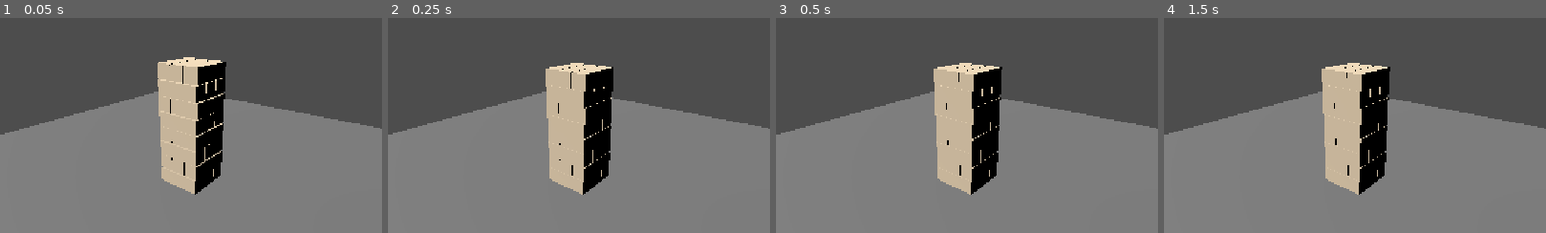
Above: before the commit, frames 1-4 (left to right).
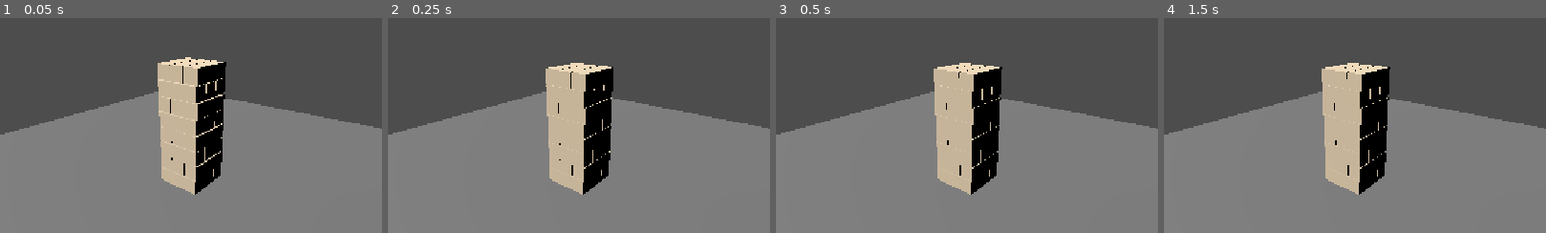
Above: after the commit, the same moments.

Repository: JoshuaG101/Godot_Game_Jam-HoboFight
Game: Godot game, scene res://Minigames/Jenga/Scenes/JengaGame.tscn
Same seed, same stepped clock (60 frames per second), same inputs: the game is played once before the commit and once after it.
Inputs (mouse positions are % of the whole screen's width and height, from its top left):
- Up to frame 1 (0.05 s): no input
- Up to frame 2 (0.25 s): no input
- Up to frame 3 (0.5 s): no input
- Up to frame 4 (1.5 s): tap Enter (ui_accept) at 0.5, 0.77, 1.25 s; move the mouse to (72, 45) at 0.52 s; tap E at 0.6, 1.35 s; click (72, 45) at 0.67 s; move the mouse to (30, 55) at 1.27 s; click (30, 55) at 1.42 s
The pictures show only the part of the screen within x 25-75%, y 25-75%; the shares and areas given below are measured in that part.

The runs differ from the first frame. In frame 1, 0.3% of the frame differs, in the area x 41-59%, y 18-83%; in frame 2, less than 0.1%; in frame 3, less than 0.1%; in frame 4, less than 0.1%.

Commit message:
modified the tower
there was a couple bugs where the tower wouldnt stack properly so it fixed to work a lot better plus the tower will recognize which player caused the fall to a point (it seems to allow the tower to fall but still makes it the next players turn making that person lose..) and reset to the remaining players until ones standing

Diff:
--- a/board/Minigames/Jenga/Scripts/jenga_block.gd
+++ b/board/Minigames/Jenga/Scripts/jenga_block.gd
@@ -5,7 +5,7 @@
 
 @onready var mesh_instance: MeshInstance3D = $MeshInstance3D
 
-var is_selected:bool = false
+
 var selection_material: StandardMaterial3D
 
 func _ready() -> void:
@@ -17,7 +17,6 @@
 
 
 func set_selected(value:bool) -> void:
-	is_selected = value
 
 	if value:
 		mesh_instance.material_overlay = selection_material
@@ -30,4 +29,3 @@
 		1,
 		10
 	)
-	print("Block difficulty: ", removal_difficulty)
--- a/board/Minigames/Jenga/Scripts/jenga_game.gd
+++ b/board/Minigames/Jenga/Scripts/jenga_game.gd
@@ -1,3 +1,5 @@
+
+
 extends Node3D
 
 const BLOCK_SCENE: PackedScene = preload(
@@ -11,32 +13,305 @@
 
 const LAYER_COUNT: int = 8
 const BLOCKS_PER_LAYER: int = 3
+const PLAYER_COUNT: int = 4
+
+var current_player: int = 1
+var selected_block: RigidBody3D = null
+
+var active_players: Array[int] = [1, 2, 3, 4]
+var is_checking_collapse: bool = false
+var game_over: bool = false
+
 
 func _ready() -> void:
 	$Camera3D.current = true
-	$Camera3D.look_at(Vector3(0,2,0), Vector3.UP)
+	$Camera3D.look_at(Vector3(0, 2, 0), Vector3.UP)
 
 	build_tower()
+	update_turn_label()
+
+
 
 func build_tower() -> void:
+	var spacing: float = BLOCK_WIDTH + BLOCK_GAP
+
 	for layer in range(LAYER_COUNT):
 		for i in range(BLOCKS_PER_LAYER):
-			var block = BLOCK_SCENE.instantiate()
+			var block = BLOCK_SCENE.instantiate() as RigidBody3D
 			add_child(block)
 
-			var height = (BLOCK_HEIGHT + BLOCK_GAP) / 2.0
-			height += layer * (BLOCK_HEIGHT + BLOCK_GAP)
+			# Remember this block's original tower position.
+			block.set_meta("tower_layer", layer)
+			block.set_meta("tower_slot", i)
+
+			block.position.y = BLOCK_HEIGHT / 2.0
+			block.position.y += layer * (BLOCK_HEIGHT + BLOCK_GAP)
 
 			if layer % 2 == 0:
-				block.position = Vector3(
-					0,
-					height,
-					(i-1) * (BLOCK_WIDTH + BLOCK_GAP)
-					)
+				block.position.x = 0.0
+				block.position.z = (i - 1) * spacing
+				block.rotation.y = 0.0
 			else:
-				block.position = Vector3(
-					(i - 1) * (BLOCK_WIDTH + BLOCK_GAP),
-					height,
-					0
-				)
-				block.rotation.y = PI /2.0
+				block.position.x = (i - 1) * spacing
+				block.position.z = 0.0
+				block.rotation.y = PI / 2.0
+
+
+func _input(event: InputEvent) -> void:
+	if game_over or is_checking_collapse:
+		return
+
+	if event is InputEventMouseButton:
+		if event.button_index == MOUSE_BUTTON_LEFT and event.pressed:
+			select_block_at_mouse(event.position)
+
+	if event is InputEventKey:
+		if event.pressed and not event.echo:
+			if event.keycode == KEY_E:
+				place_selected_block()
+
+
+func select_block_at_mouse(mouse_position: Vector2) -> void:
+	var camera: Camera3D = get_viewport().get_camera_3d()
+
+	if camera == null:
+		return
+
+	var ray_origin: Vector3 = camera.project_ray_origin(mouse_position)
+	var ray_direction: Vector3 = camera.project_ray_normal(mouse_position)
+
+	var query: PhysicsRayQueryParameters3D = \
+		PhysicsRayQueryParameters3D.create(
+			ray_origin,
+			ray_origin + ray_direction * 1000.0
+		)
+
+	var hit: Dictionary = get_world_3d().direct_space_state.intersect_ray(query)
+
+	if hit.is_empty():
+		clear_selection()
+		return
+
+	var collider = hit["collider"]
+
+	if collider is RigidBody3D and collider.is_in_group("jenga_blocks"):
+		clear_selection()
+		selected_block = collider as RigidBody3D
+		selected_block.set_selected(true)
+
+		print(
+			"Selected block difficulty: ",
+			selected_block.get("removal_difficulty")
+		)
+	else:
+		clear_selection()
+
+
+func clear_selection() -> void:
+	if is_instance_valid(selected_block):
+		selected_block.set_selected(false)
+
+	selected_block = null
+
+
+
+
+func place_selected_block() -> void:
+	if not is_instance_valid(selected_block):
+		print("Click a block first!")
+		return
+
+	var blocks: Array = get_tree().get_nodes_in_group("jenga_blocks")
+	var highest_layer: int = 0
+
+	# Find the highest intended layer, ignoring the moving block.
+	for block in blocks:
+		if block == selected_block:
+			continue
+
+		var layer: int = int(block.get_meta("tower_layer", 0))
+		highest_layer = maxi(highest_layer, layer)
+
+	# Record which slots on the highest layer are occupied.
+	var occupied_slots: Array[bool] = [false, false, false]
+
+	for block in blocks:
+		if block == selected_block:
+			continue
+
+		var layer: int = int(block.get_meta("tower_layer", 0))
+
+		if layer != highest_layer:
+			continue
+
+		var slot: int = int(block.get_meta("tower_slot", -1))
+
+		if slot >= 0 and slot < BLOCKS_PER_LAYER:
+			occupied_slots[slot] = true
+
+	# Look for an open slot on the current top layer.
+	var destination_layer: int = highest_layer
+	var destination_slot: int = -1
+
+	for i in range(BLOCKS_PER_LAYER):
+		if not occupied_slots[i]:
+			destination_slot = i
+			break
+
+	# Only create another layer when all three slots are occupied.
+	if destination_slot == -1:
+		destination_layer += 1
+		destination_slot = 0
+
+	var spacing: float = BLOCK_WIDTH + BLOCK_GAP
+	var destination_height: float = BLOCK_HEIGHT / 2.0
+	destination_height += destination_layer * (BLOCK_HEIGHT + BLOCK_GAP)
+
+	# Freeze while moving the block.
+	selected_block.freeze = true
+	selected_block.linear_velocity = Vector3.ZERO
+	selected_block.angular_velocity = Vector3.ZERO
+
+	selected_block.position.y = destination_height
+
+	if destination_layer % 2 == 0:
+		selected_block.position.x = 0.0
+		selected_block.position.z = (destination_slot - 1) * spacing
+		selected_block.rotation = Vector3.ZERO
+	else:
+		selected_block.position.x = (destination_slot - 1) * spacing
+		selected_block.position.z = 0.0
+		selected_block.rotation = Vector3(0.0, PI / 2.0, 0.0)
+
+	# Save the block's new intended position.
+	selected_block.set_meta("tower_layer", destination_layer)
+	selected_block.set_meta("tower_slot", destination_slot)
+
+	selected_block.freeze = false
+
+	clear_selection()
+
+	# Allow the tower to settle before checking for a collapse.
+	is_checking_collapse = true
+	await get_tree().create_timer(1.5).timeout
+
+	if check_tower_collapsed():
+		await eliminate_current_player()
+	else:
+		advance_turn()
+
+	is_checking_collapse = false
+
+
+
+func find_available_slot(layer: int, height: float) -> int:
+	var spacing: float = BLOCK_WIDTH + BLOCK_GAP
+
+	for slot in range(BLOCKS_PER_LAYER):
+		var target_x: float = 0
+		var target_z: float = 0
+
+		if layer % 2 == 0:
+			target_z = (slot - 1) * spacing
+		else:
+			target_x = (slot - 1) * spacing
+
+		var occupied: bool = false
+
+		for block in get_tree().get_nodes_in_group("jenga_blocks"):
+			if block == selected_block:
+				continue
+
+			if absf(block.position.y - height) > 0.05:
+				continue
+
+			if (
+				absf(block.position.x - target_x) < 0.2
+				and absf(block.position.z - target_z) < 0.2
+			):
+				occupied = true
+				break
+
+		if not occupied:
+			return slot
+
+	return -1
+
+
+func check_tower_collapsed() -> bool:
+	for block in get_tree().get_nodes_in_group("jenga_blocks"):
+		# A block has fallen below the floor area.
+		if block.global_position.y < -0.1:
+			return true
+
+		# A block has moved too far away from the tower.
+		if (
+			absf(block.global_position.x) > 1.8
+			or absf(block.global_position.z) > 1.8
+		):
+			return true
+
+		# A block has tilted too far from upright.
+		var up_direction: Vector3 = \
+			block.global_transform.basis.y.normalized()
+
+		if up_direction.dot(Vector3.UP) < 0.75:
+			return true
+
+	return false
+
+
+func eliminate_current_player() -> void:
+	var eliminated_player: int = current_player
+
+	active_players.erase(eliminated_player)
+
+	if active_players.size() <= 1:
+		game_over = true
+		$HUD/TurnLabel.text = (
+			"Player " + str(active_players[0]) + " Wins!"
+		)
+		print("Player ", active_players[0], " wins!")
+		return
+
+	$HUD/TurnLabel.text = (
+		"Player " + str(eliminated_player) + " is out!"
+	)
+
+	print("Player ", eliminated_player, " is out!")
+
+	# Give everyone time to see the elimination message.
+	await get_tree().create_timer(2.0).timeout
+
+	# Choose the next player who has not been eliminated.
+	current_player = get_next_active_player(eliminated_player)
+
+	# Remove the fallen tower and build a fresh one.
+	for block in get_tree().get_nodes_in_group("jenga_blocks"):
+		block.queue_free()
+
+	await get_tree().process_frame
+
+	build_tower()
+	update_turn_label()
+
+
+func get_next_active_player(after_player: int) -> int:
+	for offset in range(1, PLAYER_COUNT + 1):
+		var candidate: int = (
+			(after_player - 1 + offset) % PLAYER_COUNT
+		) + 1
+
+		if active_players.has(candidate):
+			return candidate
+
+	return after_player
+
+
+func advance_turn() -> void:
+	current_player = get_next_active_player(current_player)
+	update_turn_label()
+
+
+func update_turn_label() -> void:
+	$HUD/TurnLabel.text = "Player " + str(current_player) + "'s Turn"
